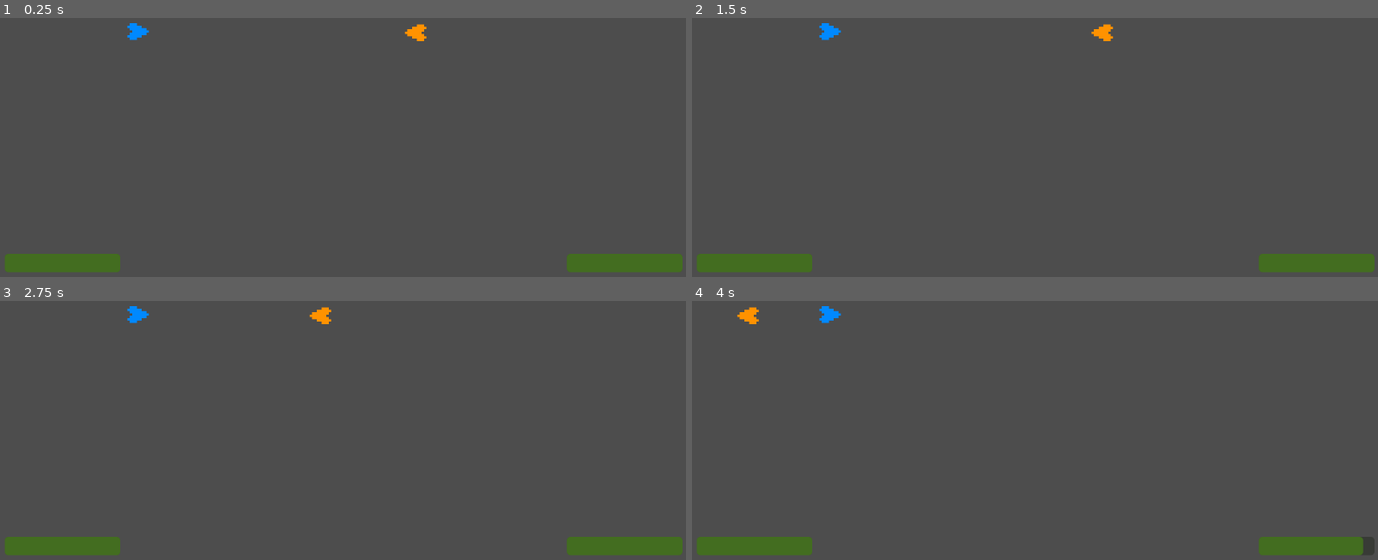
Above: before the commit, frames 1-4 (two rows, left to right).
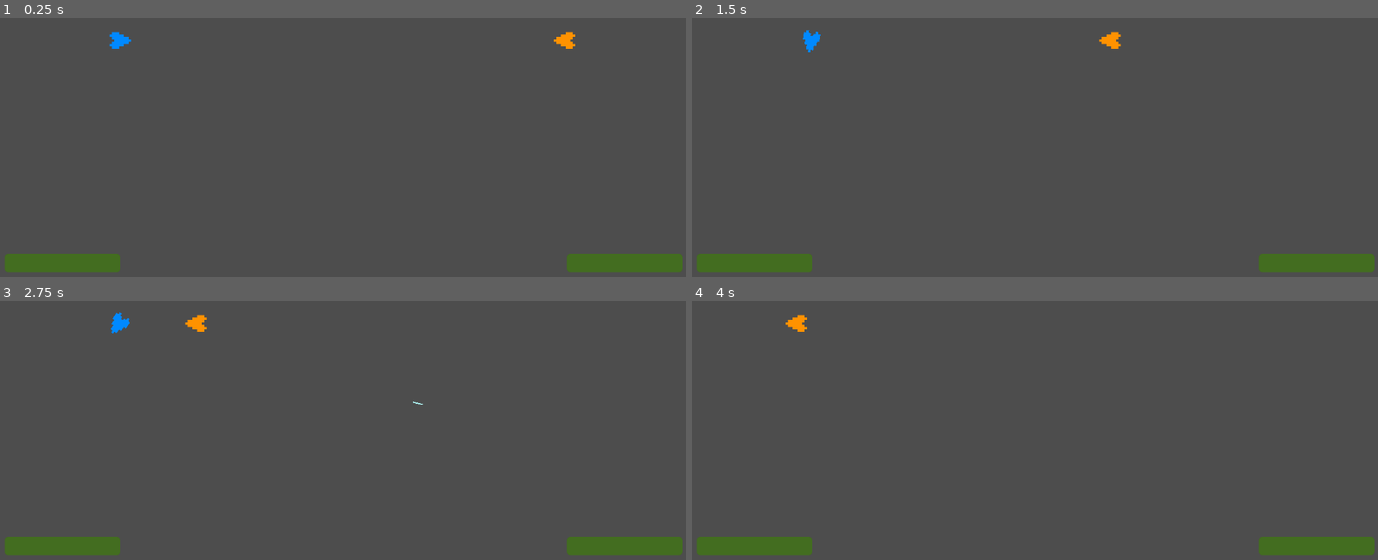
Above: after the commit, the same moments.

Repository: RickyWebster/1v1-starship-duel
Game: Godot game, scene res://Scenes/World.tscn
The game is run twice, just before and just after one commit, with the same random seed, the same clock (stepped at 60 frames per second) and the same inputs.
Inputs:
- Up to frame 1 (0.25 s): no input
- Up to frame 2 (1.5 s): tap Enter at 0.5 s; hold F (p1_right, bound only after the commit) 0.53-1.28 s; hold O (p2_accelorate, bound only after the commit) 0.53-1.28 s; tap Up (p2_accelorate, bound only before the commit) at 0.8, 1.35 s; hold S (p1_left, bound only after the commit) from 1.28 s (still down)
- Up to frame 3 (2.75 s): tap O (p2_accelorate, bound only after the commit) at 1.55 s; release S (p1_left, bound only after the commit) at 2.03 s; hold F (p1_right, bound only after the commit) from 2.03 s (still down); hold Up (p2_accelorate, bound only before the commit) from 2.03 s (still down); tap Q (p1_shoot, bound only after the commit) at 2.1 s
- Up to frame 4 (4 s): release F (p1_right, bound only after the commit) at 2.78 s; release Up (p2_accelorate, bound only before the commit) at 2.78 s; hold E (p1_accelorate, bound only after the commit) 2.78-3.53 s; tap O (p2_accelorate, bound only after the commit) at 2.85 s; hold S (p1_left, bound only after the commit) from 3.53 s (still down); hold Up (p2_accelorate, bound only before the commit) from 3.53 s (still down)

The runs differ from the first frame. In frame 1, 0.5% of the frame differs, in the area x 15-84%, y 1-12%; in frame 2, 0.5%; in frame 3, 0.5%, in the area x 16-62%, y 1-41%; in frame 4, 0.5%.

Commit message:
Death mechanics
When a ship dies both ships healths are reset to 100 and they go back to starting positions. I also made the key-binds better.

Diff:
--- a/1v1-starship-duel-game/Scenes/World.tscn
+++ b/1v1-starship-duel-game/Scenes/World.tscn
@@ -9,11 +9,11 @@
 script = ExtResource("1_1fl25")
 
 [node name="Ship1" parent="." instance=ExtResource("1_a3d66")]
-position = Vector2(230, 235)
+position = Vector2(200, 250)
 rotation = 3.14159
 
 [node name="Ship2" parent="." instance=ExtResource("2_nlmyk")]
-position = Vector2(700, 237)
+position = Vector2(950, 250)
 rotation = 0.0
 
 [node name="Lasers" type="Node2D" parent="."]
--- a/1v1-starship-duel-game/Scenes/laser.tscn
+++ b/1v1-starship-duel-game/Scenes/laser.tscn
@@ -5,7 +5,7 @@
 
 [sub_resource type="CapsuleShape2D" id="CapsuleShape2D_y0kw4"]
 radius = 1.0
-height = 10.0
+height = 18.0
 
 [node name="Laser" type="Area2D"]
 position = Vector2(0, -5)
@@ -13,9 +13,12 @@
 
 [node name="Sprite2D" type="Sprite2D" parent="."]
 texture_filter = 1
+position = Vector2(0, -4.25)
+scale = Vector2(1, 1.77273)
 texture = ExtResource("2_y6msh")
 
 [node name="CollisionShape2D" type="CollisionShape2D" parent="."]
+position = Vector2(0, -4)
 shape = SubResource("CapsuleShape2D_y0kw4")
 
 [node name="VisibleOnScreenNotifier2D" type="VisibleOnScreenNotifier2D" parent="."]
--- a/1v1-starship-duel-game/Scenes/ship_1.tscn
+++ b/1v1-starship-duel-game/Scenes/ship_1.tscn
@@ -4,7 +4,6 @@
 [ext_resource type="Texture2D" uid="uid://8f2eur3yw52j" path="res://Assets/Ship2.png" id="2_4ymh8"]
 
 [node name="Ship1" type="CharacterBody2D"]
-position = Vector2(200, 200)
 rotation = 1.5708
 scale = Vector2(2, 2)
 script = ExtResource("1_jijog")
--- a/1v1-starship-duel-game/Scenes/ship_2.tscn
+++ b/1v1-starship-duel-game/Scenes/ship_2.tscn
@@ -4,7 +4,6 @@
 [ext_resource type="Texture2D" uid="uid://c2v2n8ahxf136" path="res://Assets/Ship1.png" id="2_ocreu"]
 
 [node name="Ship2" type="CharacterBody2D"]
-position = Vector2(200, 200)
 rotation = 1.5708
 scale = Vector2(2, 2)
 script = ExtResource("1_umlw0")
--- a/1v1-starship-duel-game/Scripts/Passer.gd
+++ b/1v1-starship-duel-game/Scripts/Passer.gd
@@ -2,3 +2,10 @@
 
 var p1_health = 100
 var p2_health = 100
+var death = false
+
+func _process(_delta):
+	if p1_health <= 0 or p2_health <= 0:
+		death = true
+	if p1_health == 100 and p2_health == 100:
+		death = false
--- a/1v1-starship-duel-game/Scripts/gui_elements.gd
+++ b/1v1-starship-duel-game/Scripts/gui_elements.gd
@@ -2,7 +2,7 @@
 var p1_health = 100
 var p2_health = 100
 
-func _process(delta):
+func _process(_delta):
 	var Healthbar1 = $Healthbar1
 	p1_health = passer.p1_health
 	Healthbar1.value = p1_health
--- a/1v1-starship-duel-game/Scripts/ship_1.gd
+++ b/1v1-starship-duel-game/Scripts/ship_1.gd
@@ -11,34 +11,33 @@
 var laser_scene = preload("res://Scenes/laser.tscn")
 
 
-func _process(delta):
+func _process(_delta):
 	if Input.is_action_just_pressed("p1_shoot"):
 		shoot_laser()
 
+	if passer.death == true:
+		death()
+
 
 func _physics_process(delta):
-
 	var direction = 0
 	if Input.is_action_pressed("p1_left"):
 		direction = -1
 	if Input.is_action_pressed("p1_right"):
 		direction = 1
-
 	rotation += angular_speed * direction * delta
 
-	var velocity = Vector2.ZERO
+	var local_velocity = Vector2.ZERO
 	if Input.is_action_pressed("p1_accelorate"):
 		if speed < max_speed:
 			speed += 10
-		velocity = Vector2.LEFT.rotated(rotation) * speed
+		local_velocity = Vector2.LEFT.rotated(rotation) * speed
 		dirft_rotation = rotation
-
 	else:
 		if speed > 0:
 			speed -= 3.0
-		velocity = Vector2.LEFT.rotated(dirft_rotation)* speed
-
-	position += velocity * delta
+		local_velocity = Vector2.LEFT.rotated(dirft_rotation)* speed
+	position += local_velocity * delta
 
 
 func shoot_laser():
@@ -46,3 +45,9 @@
 	las.global_position = muzzle.global_position
 	las.rotation = rotation + -PI/2
 	emit_signal("laser_shot1", las)
+
+func death():
+	passer.p1_health = 100
+	self.global_position = Vector2(200,250)
+	rotation = PI
+	speed = 0
--- a/1v1-starship-duel-game/Scripts/ship_2.gd
+++ b/1v1-starship-duel-game/Scripts/ship_2.gd
@@ -11,9 +11,12 @@
 var laser_scene = preload("res://Scenes/laser.tscn")
 
 
-func _process(delta):
+func _process(_delta):
 	if Input.is_action_just_pressed("p2_shoot"):
 		shoot_laser()
+
+	if passer.death == true:
+		death()
 
 func _physics_process(delta):
 	var direction = 0
@@ -24,19 +27,19 @@
 
 	rotation += angular_speed * direction * delta
 
-	var velocity = Vector2.ZERO
+	var local_velocity = Vector2.ZERO
 	if Input.is_action_pressed("p2_accelorate"):
 		if speed < max_speed:
 			speed += 10
-		velocity = Vector2.LEFT.rotated(rotation) * speed
+		local_velocity = Vector2.LEFT.rotated(rotation) * speed
 		dirft_rotation = rotation
 
 	else:
 		if speed > 0:
 			speed -= 3.0
-		velocity = Vector2.LEFT.rotated(dirft_rotation)* speed
+		local_velocity = Vector2.LEFT.rotated(dirft_rotation)* speed
 
-	position += velocity * delta
+	position += local_velocity * delta
 
 
 func shoot_laser():
@@ -44,3 +47,10 @@
 	las.global_position = muzzle.global_position
 	las.rotation = rotation + -PI/2
 	emit_signal("laser_shot", las)
+
+
+func death():
+	passer.p2_health = 100
+	self.global_position = Vector2(950,250)
+	rotation = 0
+	speed = 0
--- a/1v1-starship-duel-game/project.godot
+++ b/1v1-starship-duel-game/project.godot
@@ -23,42 +23,42 @@
 
 p1_left={
 "deadzone": 0.5,
-"events": [Object(InputEventKey,"resource_local_to_scene":false,"resource_name":"","device":-1,"window_id":0,"alt_pressed":false,"shift_pressed":false,"ctrl_pressed":false,"meta_pressed":false,"pressed":false,"keycode":0,"physical_keycode":65,"key_label":0,"unicode":97,"echo":false,"script":null)
+"events": [Object(InputEventKey,"resource_local_to_scene":false,"resource_name":"","device":-1,"window_id":0,"alt_pressed":false,"shift_pressed":false,"ctrl_pressed":false,"meta_pressed":false,"pressed":false,"keycode":0,"physical_keycode":83,"key_label":0,"unicode":115,"echo":false,"script":null)
 ]
 }
 p1_right={
 "deadzone": 0.5,
-"events": [Object(InputEventKey,"resource_local_to_scene":false,"resource_name":"","device":-1,"window_id":0,"alt_pressed":false,"shift_pressed":false,"ctrl_pressed":false,"meta_pressed":false,"pressed":false,"keycode":0,"physical_keycode":68,"key_label":0,"unicode":100,"echo":false,"script":null)
+"events": [Object(InputEventKey,"resource_local_to_scene":false,"resource_name":"","device":-1,"window_id":0,"alt_pressed":false,"shift_pressed":false,"ctrl_pressed":false,"meta_pressed":false,"pressed":false,"keycode":0,"physical_keycode":70,"key_label":0,"unicode":102,"echo":false,"script":null)
 ]
 }
 p1_accelorate={
 "deadzone": 0.5,
-"events": [Object(InputEventKey,"resource_local_to_scene":false,"resource_name":"","device":-1,"window_id":0,"alt_pressed":false,"shift_pressed":false,"ctrl_pressed":false,"meta_pressed":false,"pressed":false,"keycode":0,"physical_keycode":87,"key_label":0,"unicode":119,"echo":false,"script":null)
+"events": [Object(InputEventKey,"resource_local_to_scene":false,"resource_name":"","device":-1,"window_id":0,"alt_pressed":false,"shift_pressed":false,"ctrl_pressed":false,"meta_pressed":false,"pressed":false,"keycode":0,"physical_keycode":69,"key_label":0,"unicode":101,"echo":false,"script":null)
 ]
 }
 p1_shoot={
 "deadzone": 0.5,
-"events": [Object(InputEventKey,"resource_local_to_scene":false,"resource_name":"","device":-1,"window_id":0,"alt_pressed":false,"shift_pressed":false,"ctrl_pressed":false,"meta_pressed":false,"pressed":false,"keycode":0,"physical_keycode":69,"key_label":0,"unicode":101,"echo":false,"script":null)
+"events": [Object(InputEventKey,"resource_local_to_scene":false,"resource_name":"","device":-1,"window_id":0,"alt_pressed":false,"shift_pressed":false,"ctrl_pressed":false,"meta_pressed":false,"pressed":false,"keycode":0,"physical_keycode":81,"key_label":0,"unicode":113,"echo":false,"script":null)
 ]
 }
 p2_shoot={
 "deadzone": 0.5,
-"events": [Object(InputEventKey,"resource_local_to_scene":false,"resource_name":"","device":-1,"window_id":0,"alt_pressed":false,"shift_pressed":false,"ctrl_pressed":false,"meta_pressed":false,"pressed":false,"keycode":0,"physical_keycode":47,"key_label":0,"unicode":47,"echo":false,"script":null)
+"events": [Object(InputEventKey,"resource_local_to_scene":false,"resource_name":"","device":-1,"window_id":0,"alt_pressed":false,"shift_pressed":false,"ctrl_pressed":false,"meta_pressed":false,"pressed":false,"keycode":0,"physical_keycode":93,"key_label":0,"unicode":93,"echo":false,"script":null)
 ]
 }
 p2_right={
 "deadzone": 0.5,
-"events": [Object(InputEventKey,"resource_local_to_scene":fa …(140 unchanged characters)… d":false,"keycode":0,"physical_keycode":4194321,"key_label":0,"unicode":0,"echo":false,"script":null)
+"events": [Object(InputEventKey,"resource_local_to_scene":fa …(140 unchanged characters)… d":false,"keycode":0,"physical_keycode":59,"key_label":0,"unicode":59,"echo":false,"script":null)
 ]
 }
 p2_left={
 "deadzone": 0.5,
-"events": [Object(InputEventKey,"resource_local_to_scene":fa …(140 unchanged characters)… d":false,"keycode":0,"physical_keycode":4194319,"key_label":0,"unicode":0,"echo":false,"script":null)
+"events": [Object(InputEventKey,"resource_local_to_scene":fa …(140 unchanged characters)… d":false,"keycode":0,"physical_keycode":75,"key_label":0,"unicode":107,"echo":false,"script":null)
 ]
 }
 p2_accelorate={
 "deadzone": 0.5,
-"events": [Object(InputEventKey,"resource_local_to_scene":fa …(140 unchanged characters)… d":false,"keycode":0,"physical_keycode":4194320,"key_label":0,"unicode":0,"echo":false,"script":null)
+"events": [Object(InputEventKey,"resource_local_to_scene":fa …(140 unchanged characters)… d":false,"keycode":0,"physical_keycode":79,"key_label":0,"unicode":111,"echo":false,"script":null)
 ]
 }
 
